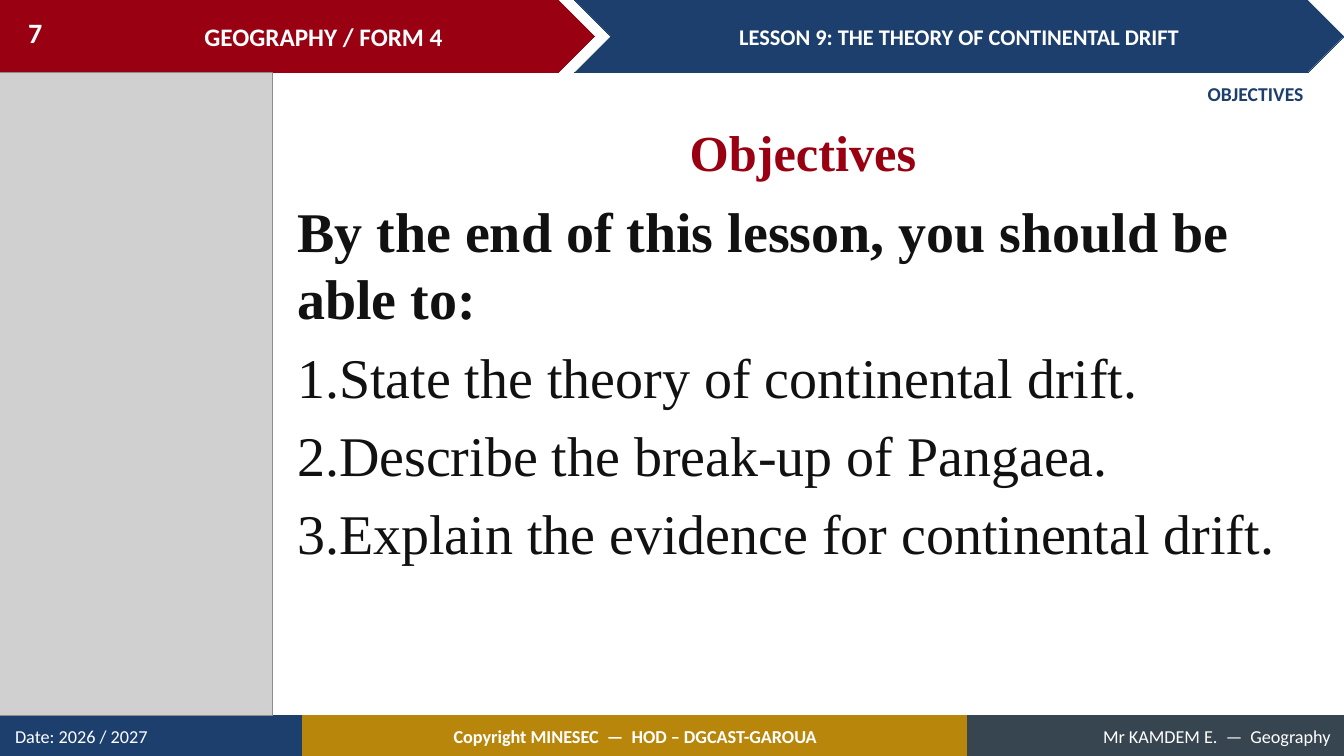
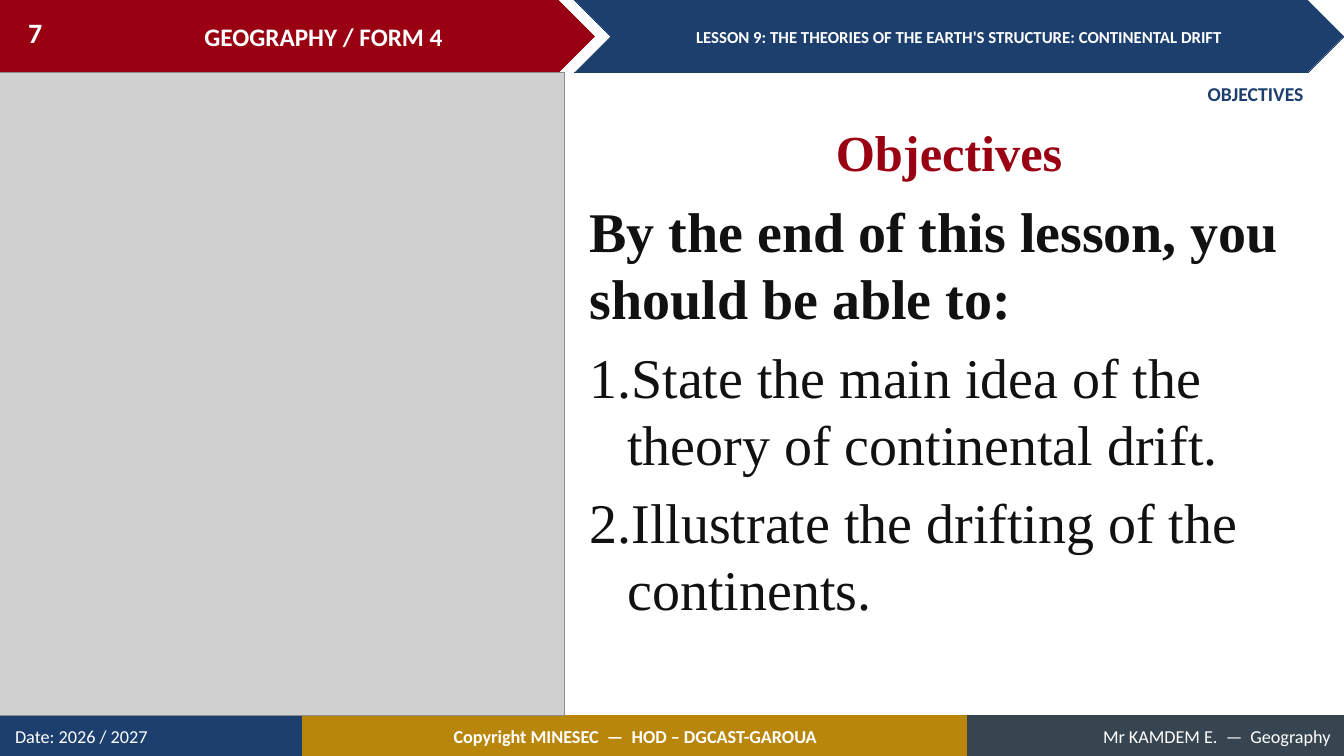
Before and after one commit to Berthautk/linea-github, a slide deck: slide 7 of lecons/F3/12_FORM4_LESSON09_Continental_Drift.pptx. Drawn at 1344x756 pixels with LibreOffice and Linux fonts; fonts in the diff are those of the drawing; grey boxes stand for pictures. Boxes give left, top, right and bottom in pixels: in the first picture for what was removed or moved away, otherwise in the second. Text is boxed around its words. In the diff, an @@ line names an element or a change of style, - is before the commit and + after.

```diff
--- a/lecons/F3/12_FORM4_LESSON09_Continental_Drift.pptx
+++ b/lecons/F3/12_FORM4_LESSON09_Continental_Drift.pptx
@@ text in chevron at (696,31,1221,43): text changed; size 16 to 12 pt @@
-LESSON 9: THE THEORY OF CONTINENTAL DRIFT
+LESSON 9: THE THEORIES OF THE EARTH'S STRUCTURE: CONTINENTAL DRIFT
@@ picture: place and size @@
-picture at (0,73,272,716)
+picture at (0,73,565,716)
@@ text "Objectives": place and size @@
-text "Objectives" at (690,136,916,181)
+text "Objectives" at (836,136,1062,181)
@@ text "By the end of this ...": place and size @@
-text "By the end of this ..." at (297,212,1274,565)
+text "By the end of this ..." at (590,212,1278,611)
@@ text at (590,358,1237,611): text changed @@
-1. State the theory of continental drift.
-2. Describe the break-up of Pangaea.
-3. Explain the evidence for continental drift.
+1. State the main idea of the theory of continental drift.
+2. Illustrate the drifting of the continents.
```
Also in this commit, not shown: 42 other slides changed, 6 slides added, 2 slides removed, 15 other files.
